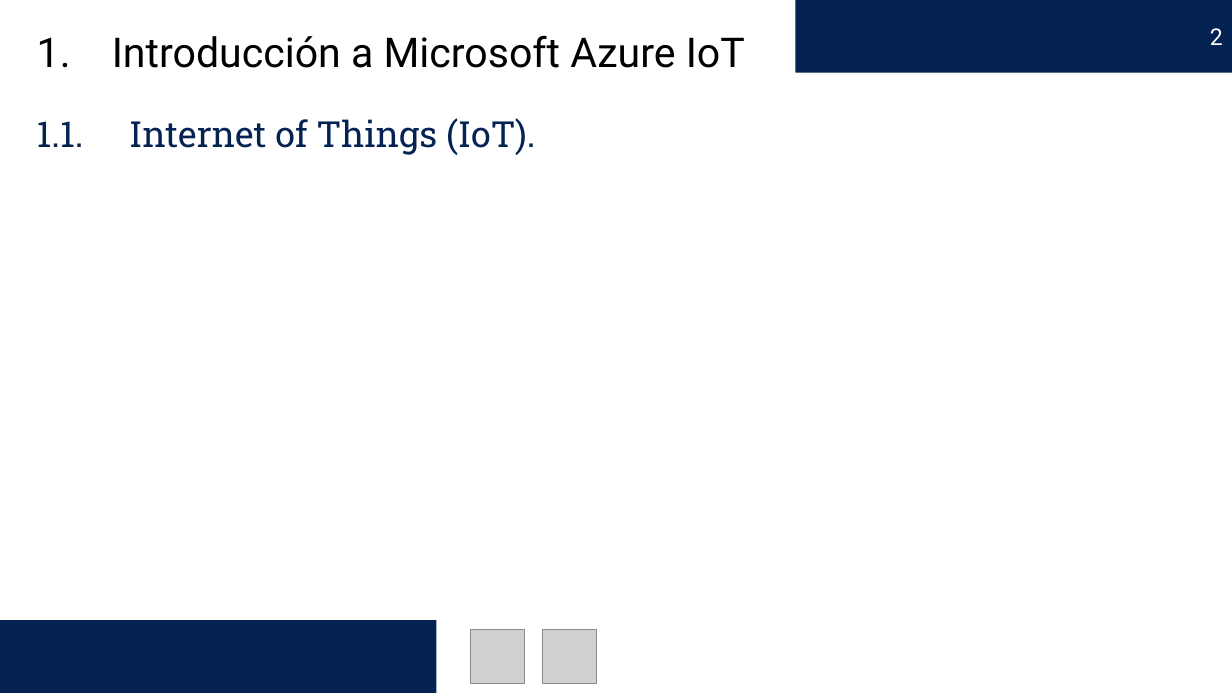
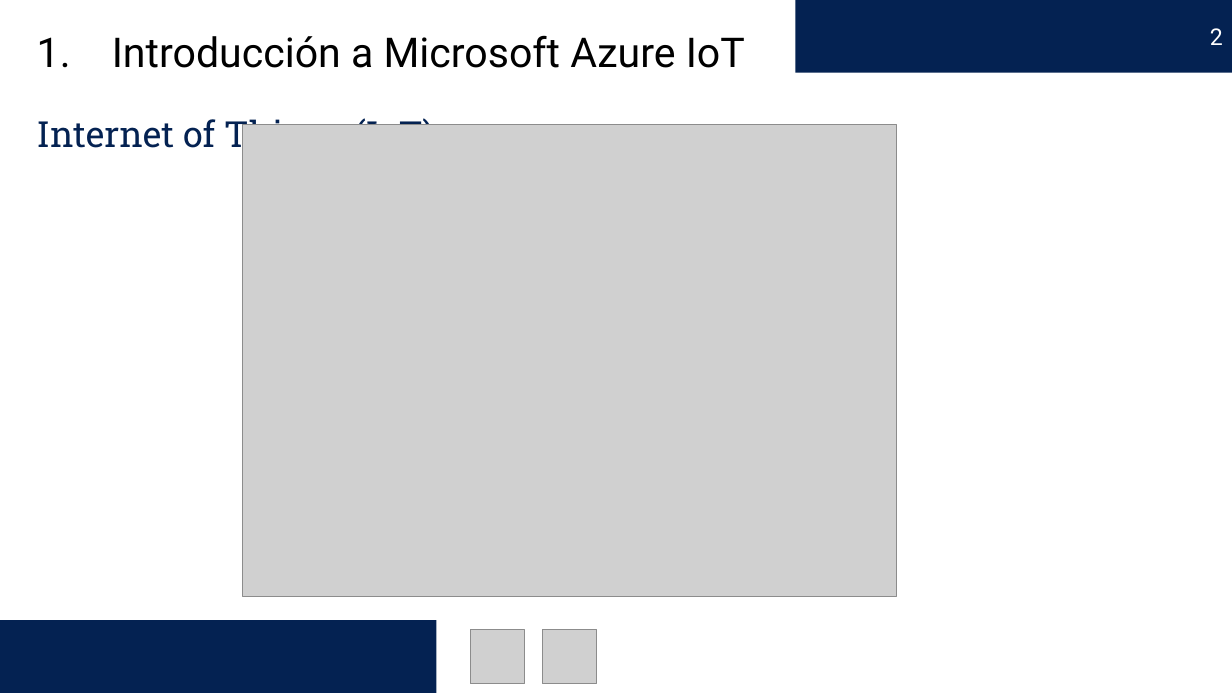
Before and after one commit to edercarmona/AzureIoT, a slide deck: slide 2 of Introducción a Microsoft Azure IoT.pptx. Drawn at 1232x693 pixels with LibreOffice and Linux fonts; fonts in the diff are those of the drawing; grey boxes stand for pictures. Boxes give left, top, right and bottom in pixels: in the first picture for what was removed or moved away, otherwise in the second. Text is boxed around its words. In the diff, an @@ line names an element or a change of style, - is before the commit and + after.

```diff
--- a/Introducción a Microsoft Azure IoT.pptx
+++ b/Introducción a Microsoft Azure IoT.pptx
@@ text at [37,113,443,155]: text changed @@
-1.1. Internet of Things (IoT).
+Internet of Things (IoT).
@@ picture added at [242,125,897,596] @@
```
Also in this commit, not shown: 3 other slides changed, 7 slides added, 6 other files.
